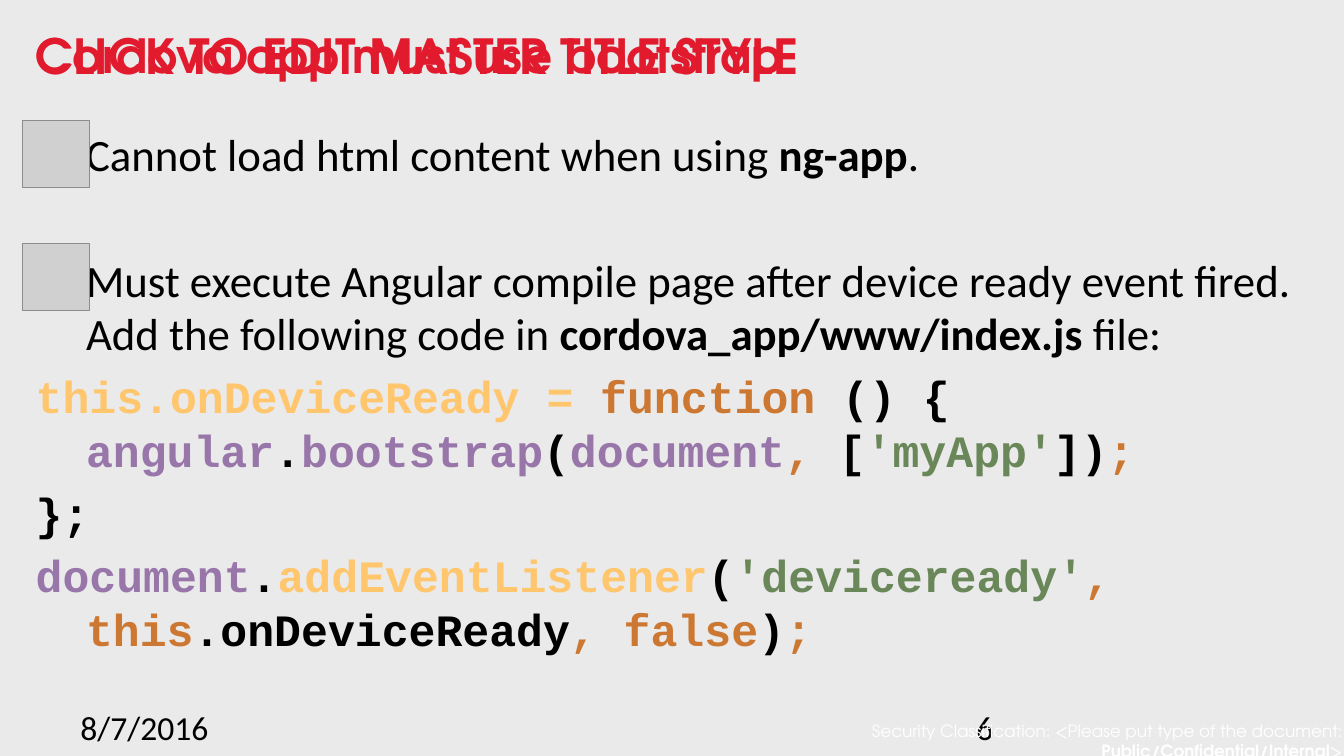
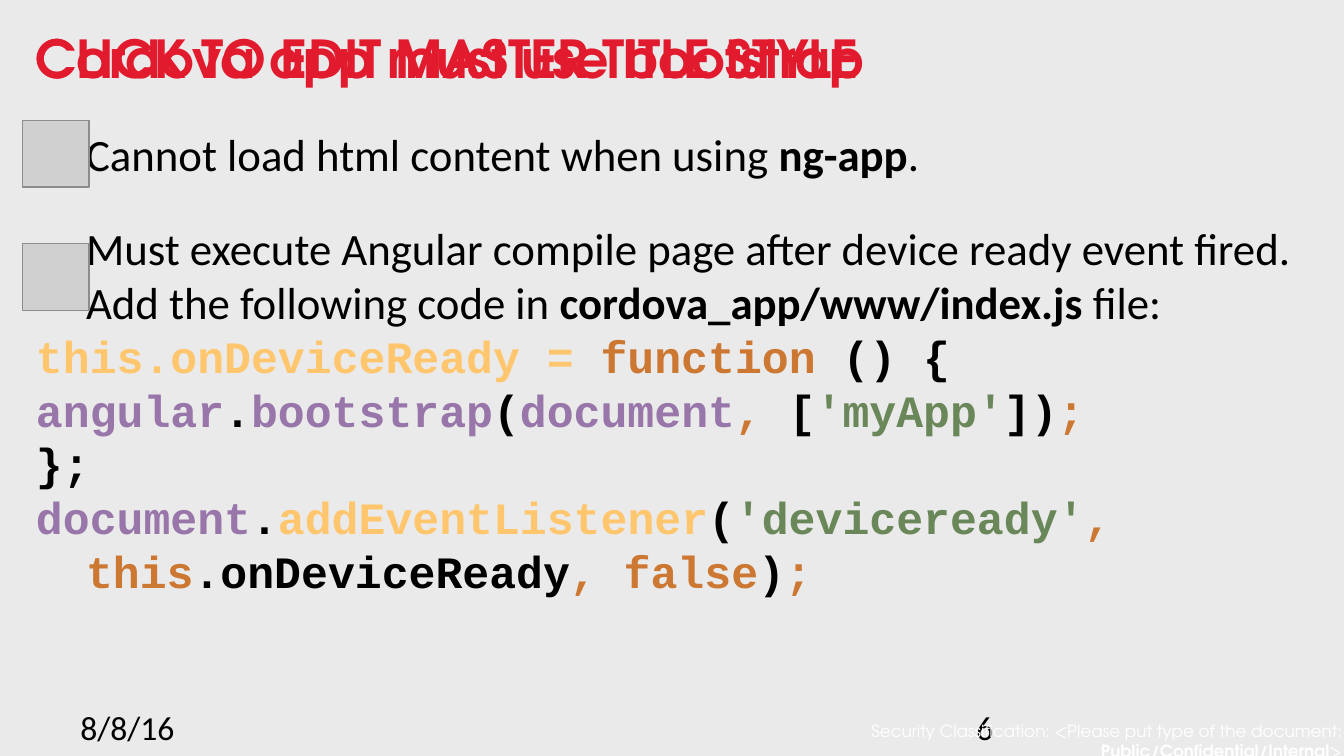
Before and after one commit to nnsan/angular_best_practice, a slide deck: slide 6 of Angular best practice.pptx. Drawn at 1344x756 pixels with LibreOffice and Linux fonts; fonts in the diff are those of the drawing; grey boxes stand for pictures; background and template pictures are left out. Boxes give left, top, right and bottom in pixels: in the first picture for what was removed or moved away, otherwise in the second. Text is boxed around its words. In the diff, an @@ line names an element or a change of style, - is before the commit and + after.

```diff
--- a/Angular best practice.pptx
+++ b/Angular best practice.pptx
@@ text "CLICK TO EDIT MASTER TITLE ..." at [36,38,858,88]: size 25.9 to 28 pt @@
@@ text "Cordova app must use bootstrap" at [36,38,865,88]: size 25.2 to 28 pt @@
@@ text at [36,134,1290,598]: indent changed; less space between paragraphs @@
@@ text at [36,341,1085,437]: text changed @@
-this.onDeviceReady = function () {
-angular.bootstrap(document, ['myApp']);
+this.onDeviceReady = function () {
+angular.bootstrap(document, ['myApp']);
@@ text at [80,716,174,742]: text changed @@
-8/7/2016
+8/8/16
```
Also in this commit, not shown: 19 other slides changed, 1 other file.
